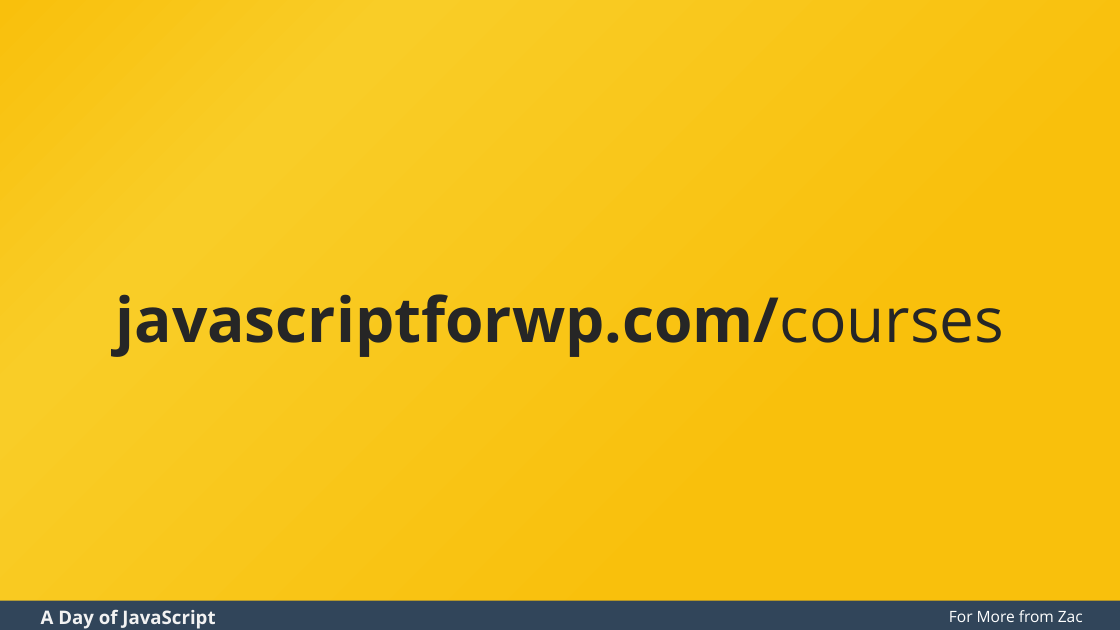
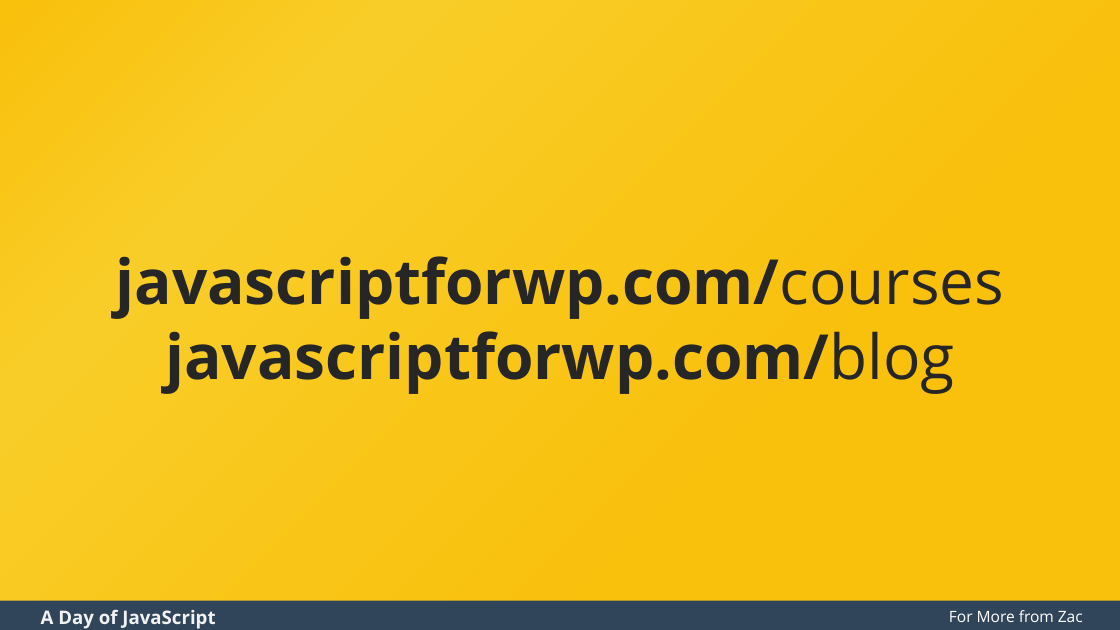
Before and after one commit to zgordon/a-day-of-javascript, a slide deck: slide 24 of A Day of JavaScript Slides.pptx. Drawn at 1120x630 pixels with LibreOffice and Linux fonts; fonts in the diff are those of the drawing. Boxes give left, top, right and bottom in pixels: in the first picture for what was removed or moved away, otherwise in the second. Text is boxed around its words. In the diff, an @@ line names an element or a change of style, - is before the commit and + after.

```diff
--- a/A Day of JavaScript Slides.pptx
+++ b/A Day of JavaScript Slides.pptx
@@ title at (116, 256, 1005, 394): text changed @@
-javascriptforwp.com/courses
+javascriptforwp.com/courses
+javascriptforwp.com/blog
```
Also in this commit, not shown: 7 other slides changed, 15 other files.
